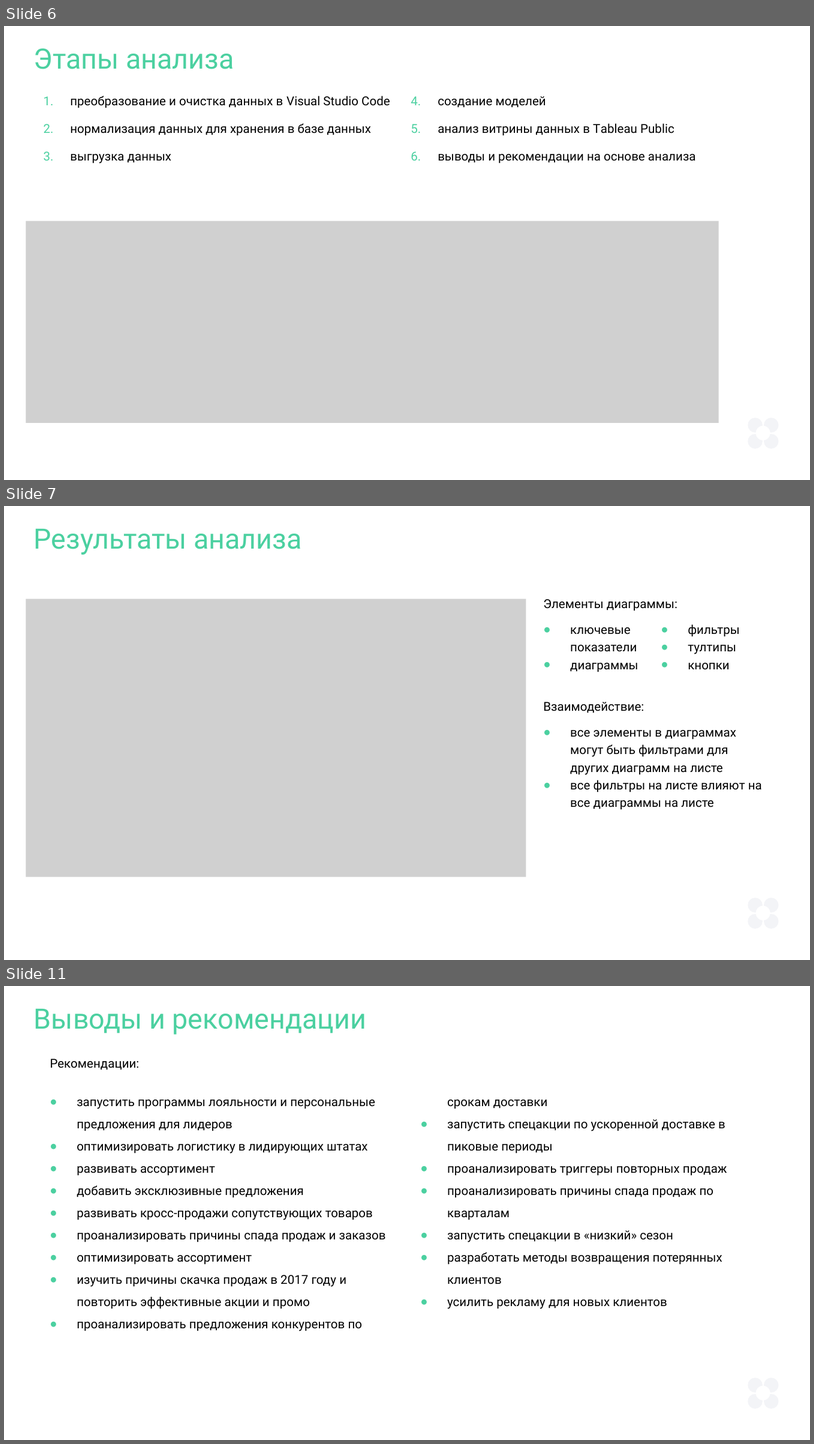
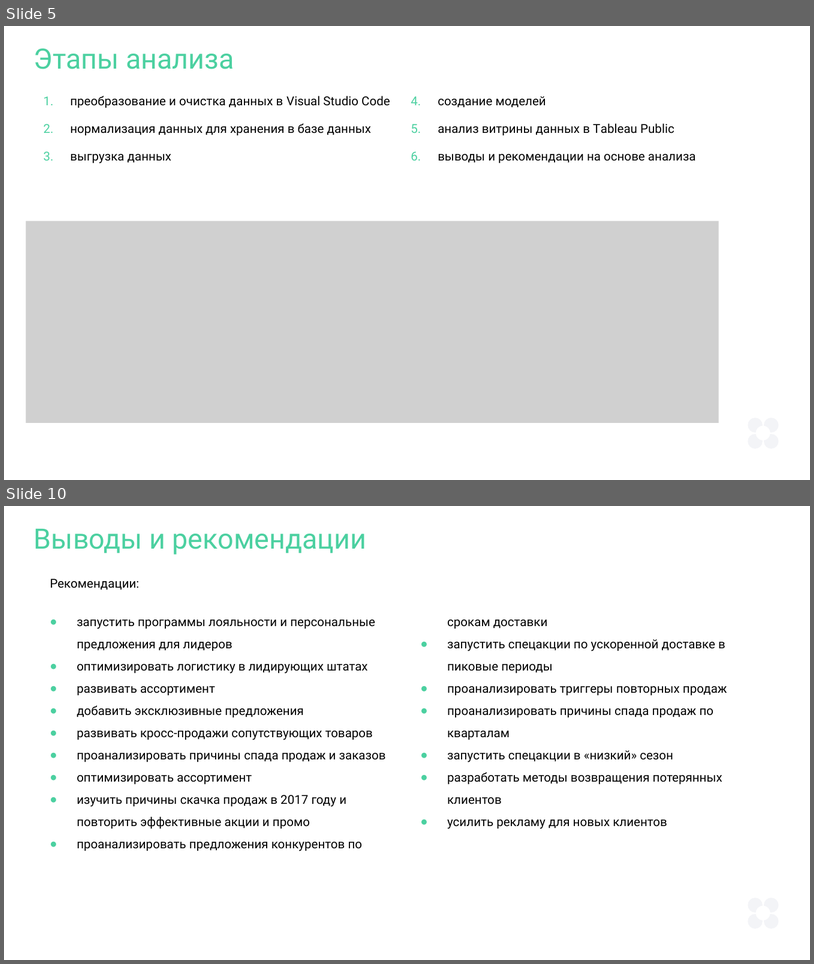
Before and after one commit to MukaevaGera/portfolio_projects, a slide deck: Мукаева_Дипломная работа.pptx. Shown one above the other, each under a label of ours: slides 6, 7 and 11 before the commit, slides 5 and 10 after it; the slides between them are not shown. The pictures are 814x1444 and 814x964 pixels, drawn with LibreOffice and Linux fonts; fonts in the diff are those of the drawing; grey boxes stand for pictures. Boxes give left, top, right and bottom in pixels: in the first picture for what was removed or moved away, otherwise in the second. Text is boxed around its words. In the diff, an @@ line names an element or a change of style, - is before the commit and + after.

```diff
--- a/Мукаева_Дипломная работа.pptx
+++ b/Мукаева_Дипломная работа.pptx
@@ slide 7 removed at [4, 506, 810, 960], background #FFFFFF; not listed: 4 template elements that a slide beside it also shows @@
@@ text removed at [34, 529, 302, 555] @@
-Результаты анализа
@@ picture removed at [26, 599, 526, 876] @@
@@ text removed at [543, 599, 678, 611] @@
-Элементы диаграммы:
@@ text removed at [570, 624, 740, 672] @@
-● ключевые показатели
-● диаграммы
-● фильтры
-● тултипы
-● кнопки
@@ text removed at [543, 702, 644, 713] @@
-Взаимодействие:
@@ text removed at [570, 730, 762, 810] @@
-● все элементы в диаграммах могут быть фильтрами для других диаграмм на листе
-● все фильтры на листе влияют на все диаграммы на листе
@@ what was slide 6 is now slide 5 @@
@@ what was slide 11 is now slide 10 @@
```
Also in this commit, not shown: 3 slides changed, 3 slides added, 3 other slides removed, 1 other file.
